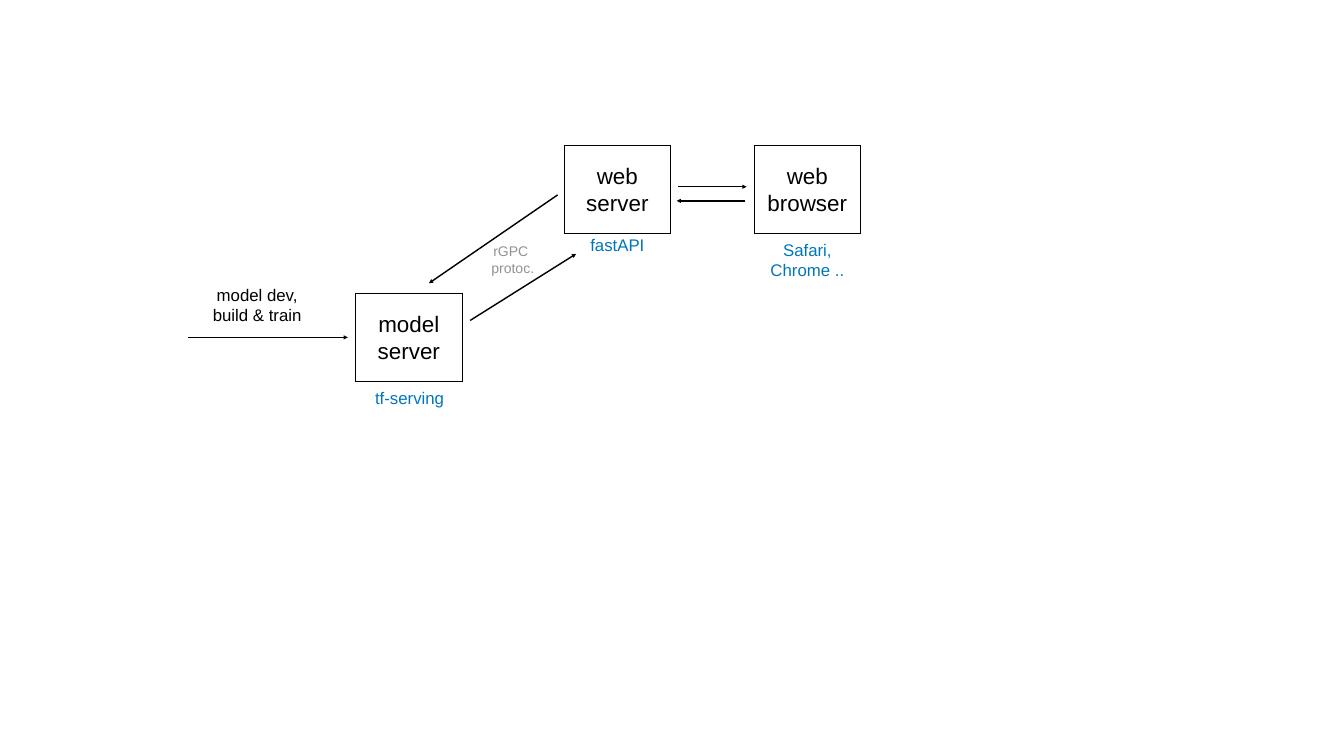
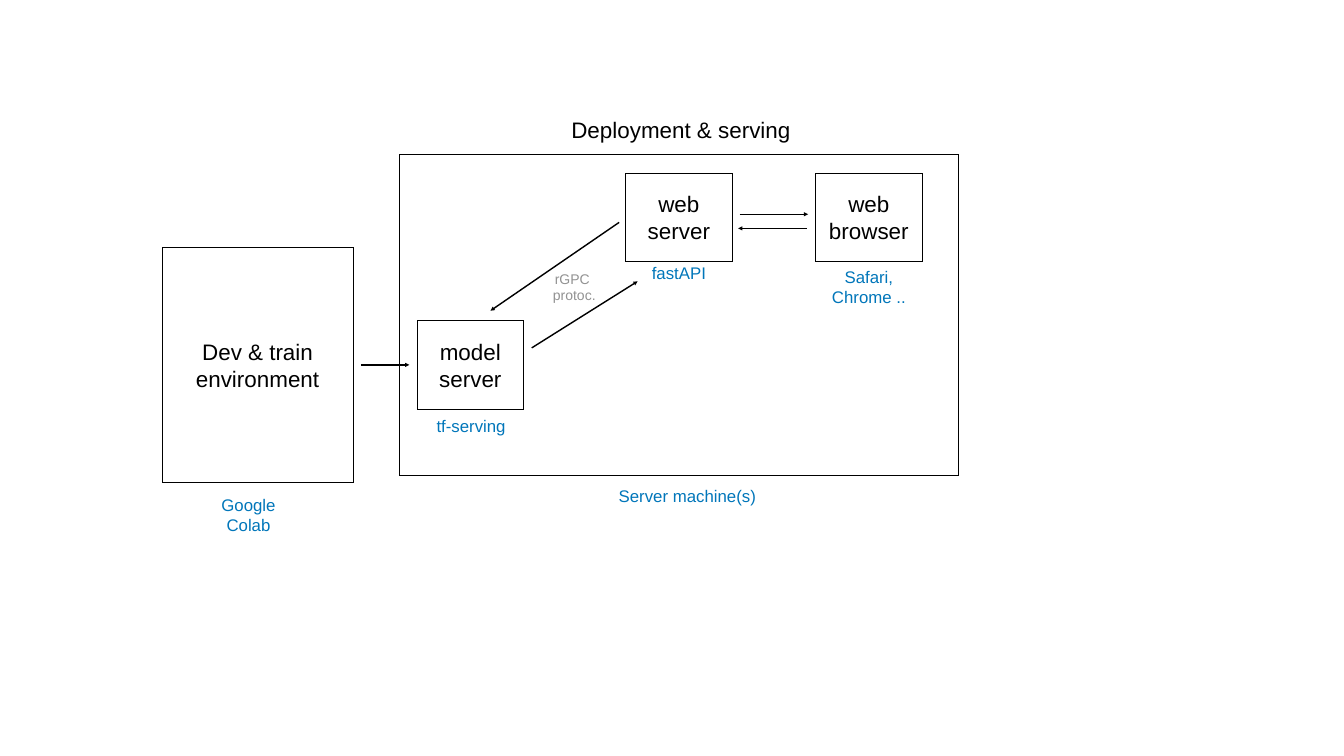
Before and after one commit to img-org/convnet, a slide deck: slide 1 of report/architecture.pptx. Drawn at 1344x756 pixels with LibreOffice and Linux fonts; fonts in the diff are those of the drawing. Boxes give left, top, right and bottom in pixels: in the first picture for what was removed or moved away, otherwise in the second. Text is boxed around its words. In the diff, an @@ line names an element or a change of style, - is before the commit and + after.

```diff
--- a/report/architecture.pptx
+++ b/report/architecture.pptx
@@ text added at (571,121,790,143), 32 pt, text #000000 @@
+Deployment & serving
@@ rectangle added at (399,155,958,475), outline #000000 1 pt @@
@@ 4 arrows, 2 texts: place and size @@
-4 arrows, 2 texts at (375,187,746,408)
+4 arrows, 2 texts at (437,214,808,436)
@@ rectangle added at (162,247,353,482), outline #000000 1 pt @@
@@ 3 rectangles, 2 texts: place and size @@
-3 rectangles, 2 texts at (356,145,860,381)
+3 rectangles, 2 texts at (417,173,922,409)
@@ text at (196,343,319,388): text changed; size 24 to 32 pt @@
-model dev, build & train
+Dev & train
+environment
@@ arrow moved from (188, 337) - (348, 337) to (361, 365) - (409, 365) @@
@@ text added at (221,499,275,531), 24 pt, text #0076BA @@
+Google Colab
@@ text added at (619,489,756,506), 24 pt, text #0076BA @@
+Server machine(s)
```
Also in this commit, not shown: 1 other file.
